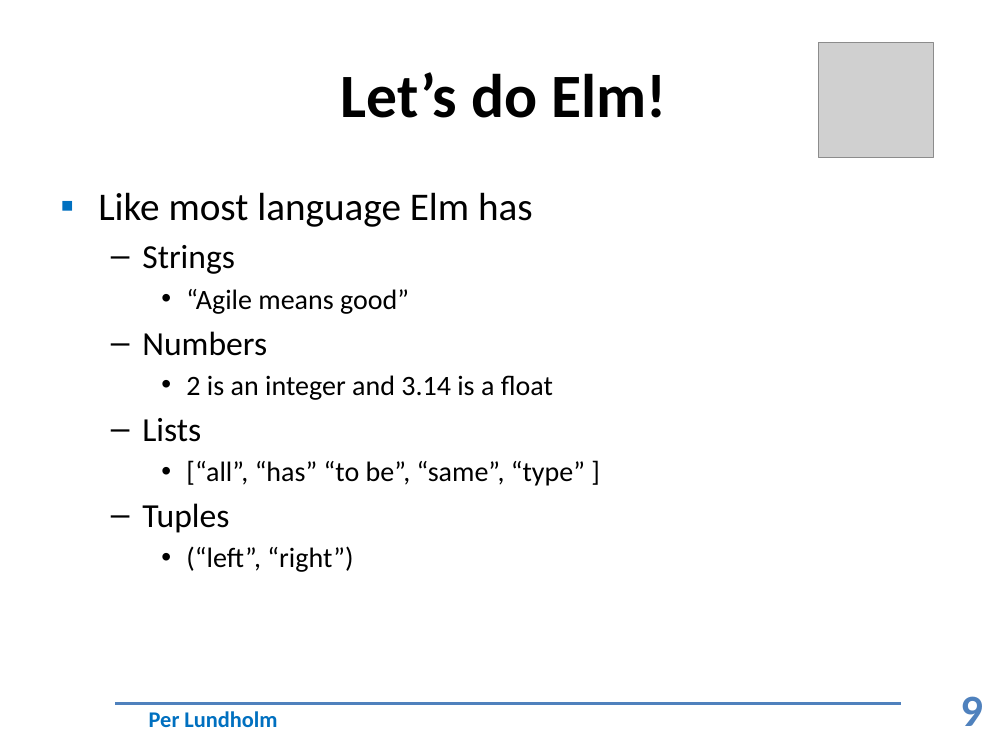
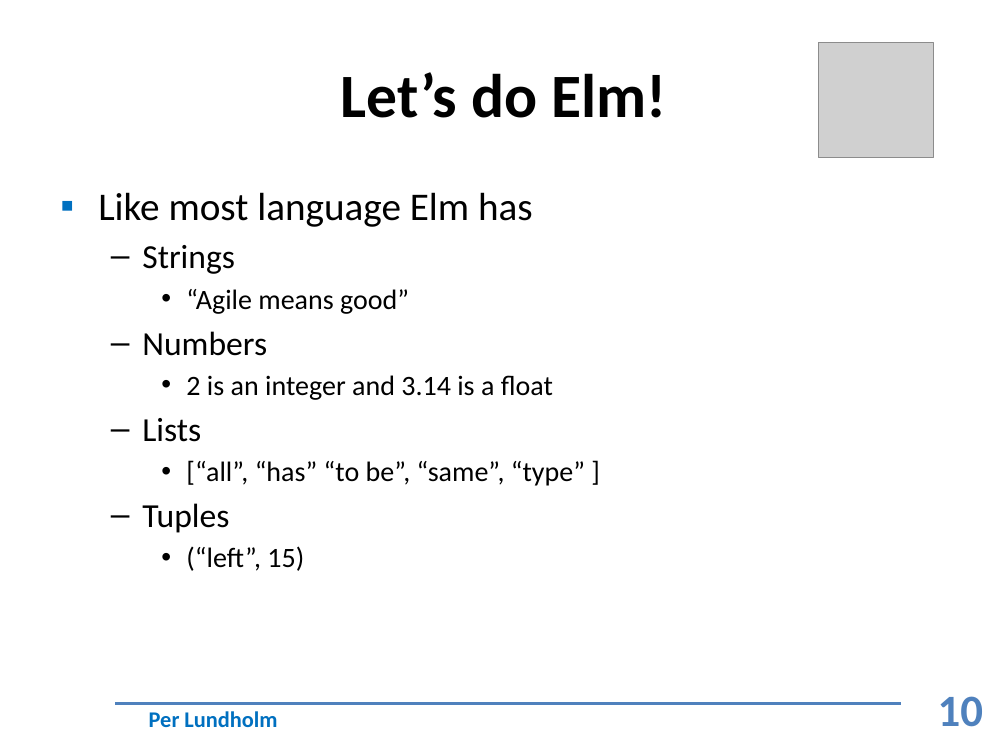
Before and after one commit to crispab/elm-workshop, a slide deck: slide 10 of docs/your-first-elm-program.pptx (slide 9 before the commit). Drawn at 1008x756 pixels with LibreOffice and Linux fonts; fonts in the diff are those of the drawing; grey boxes stand for pictures; background and template pictures are left out. Boxes give left, top, right and bottom in pixels: in the first picture for what was removed or moved away, otherwise in the second. Text is boxed around its words. In the diff, an @@ line names an element or a change of style, - is before the commit and + after.

```diff
--- a/docs/your-first-elm-program.pptx
+++ b/docs/your-first-elm-program.pptx
@@ text at (186, 546, 304, 571): text changed @@
-    • (“left”, “right”)
+    • (“left”, 15)
@@ page number at (938, 696, 983, 727): text changed @@
-9
+10
```
Also in this commit, not shown: 4 other slides changed, 7 slides added.
